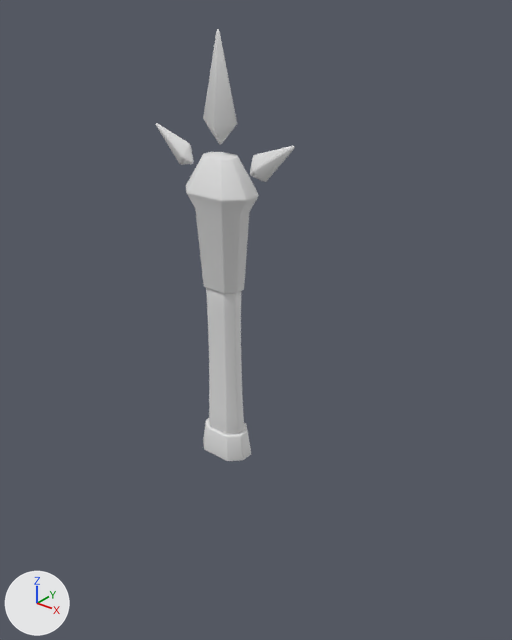
A saved change to the Blender file Section2/Sword.blend.
The view is the same before and after, from a camera (50 mm lens) standing at (0.302, -0.341, 0.638) and looking at (0.019, 0.013, 0.418). The lights are fixed; the arrows at lower left show +X, +Y and +Z.

Script lines for the objects in view, before the commit:
```python
me_cube_002 = bpy.data.meshes.new('Cube.002')
me_cube_002.from_pydata(...)  # 32 vertices, 26 faces; spans x -0.0266..0.0266, y -0.0173..0.0173, z 0.0576..0.1485
me_cube_002.polygons.foreach_set('use_smooth', [True] * 26)
me_cube_002.materials.append(mat_material)  # white #e7e7e7
me_cube_003 = bpy.data.meshes.new('Cube.003')
me_cube_003.from_pydata(...)  # 16 vertices, 10 faces; spans x -0.0208..0.0208, y -0.0135..0.0135, z -0.0788..-0.0576
me_cube_003.polygons.foreach_set('use_smooth', [True] * 10)
me_cube_003.materials.append(mat_material)  # white #e7e7e7
me_plane_001 = bpy.data.meshes.new('Plane.001')
me_plane_001.from_pydata([(0.0621, 0.5508, 0.0), (0.0233, 0.5253, 0.0), (0.0369, 0.5224, 0.0), (0.0261, 0.5388, 0.0), (0.0299, 0.5295, 0.0044)], [], [(0, 4, 2), (1, 4, 3), (2, 4, 1), (3, 4, 0)])
me_plane_001.polygons.foreach_set('use_smooth', [True] * 4)
ob_cube_001 = bpy.data.objects.new('Cube.001', me_cube_002)
ob_cube_001.location = (0.0, 0.0, 0.3862)
_m = ob_cube_001.modifiers.new('Bevel', 'BEVEL')
_m.width = 0.001
_m.width_pct = 0.001
_m.segments = 3
ob_cube_002 = bpy.data.objects.new('Cube.002', me_cube_003)
ob_cube_002.location = (0.0, 0.0, 0.3862)
_m = ob_cube_002.modifiers.new('Bevel', 'BEVEL')
_m.width = 0.001
_m.width_pct = 0.001
_m.segments = 3
ob_plane_001 = bpy.data.objects.new('Plane.001', me_plane_001)
ob_plane_001.location = (0.0, 0.0, 0.0)
ob_plane_001.rotation_euler = (1.571, 0.0, 0.0)  # degrees (90, 0, 0)
_m = ob_plane_001.modifiers.new('Mirror', 'MIRROR')
_m.use_axis = (True, False, True)
_m.use_clip = True
_m = ob_plane_001.modifiers.new('Bevel', 'BEVEL')
_m.width = 0.001
_m.width_pct = 0.001
_m.segments = 3
# also in view: 'Cube' at (0.0, 0.0, 0.386); 'Plane' at (0.0, 0.0, 0.575)
```
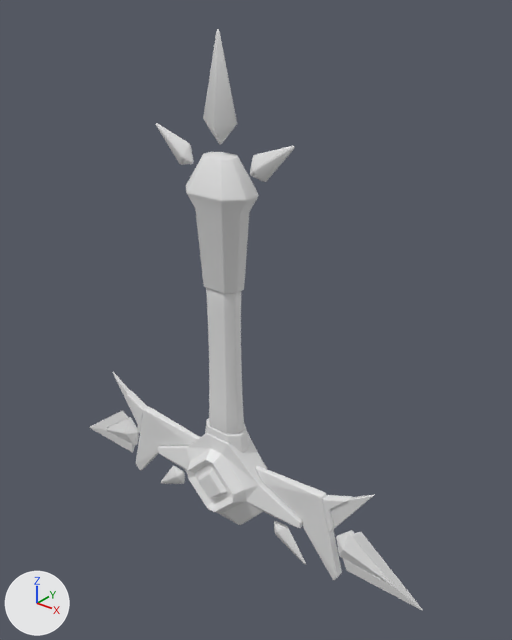
The change, as a diff of the scene's bpy script:
```diff
--- a/Section2/Sword.blend.py
+++ b/Section2/Sword.blend.py
@@ me_cube_003 @@
 me_cube_003.from_pydata(...)  # 16 vertices, 10 faces; spans x -0.0208..0.0208, y -0.0135..0.0135, z -0.0788..-0.0576
-me_cube_003.vertices[0].co = (0.0101, 0.0114, -0.0576)
-me_cube_003.vertices[1].co = (0.0175, 0.0042, -0.0576)
-me_cube_003.vertices[2].co = (0.0175, -0.0042, -0.0576)
-me_cube_003.vertices[3].co = (0.0101, -0.0114, -0.0576)
-me_cube_003.vertices[4].co = (-0.0175, 0.0042, -0.0576)
-me_cube_003.vertices[5].co = (-0.0101, 0.0114, -0.0576)
-me_cube_003.vertices[6].co = (-0.0101, -0.0114, -0.0576)
-me_cube_003.vertices[7].co = (-0.0175, -0.0042, -0.0576)
-me_cube_003.vertices[8].co = (0.0208, 0.0049, -0.0788)
-me_cube_003.vertices[9].co = (0.0119, 0.0135, -0.0788)
-me_cube_003.vertices[10].co = (-0.0208, -0.0049, -0.0788)
-me_cube_003.vertices[11].co = (-0.0119, -0.0135, -0.0788)
-me_cube_003.vertices[12].co = (0.0119, -0.0135, -0.0788)
-me_cube_003.vertices[13].co = (0.0208, -0.0049, -0.0788)
-me_cube_003.vertices[14].co = (-0.0119, 0.0135, -0.0788)
-me_cube_003.vertices[15].co = (-0.0208, 0.0049, -0.0788)
+# me_cube_003 part 1
+me_cube_003.vertices[0].co = (0.0099, 0.0103, -0.0576)
+me_cube_003.vertices[1].co = (0.0172, 0.0038, -0.0576)
+me_cube_003.vertices[2].co = (0.0172, -0.0038, -0.0576)
+me_cube_003.vertices[3].co = (0.0099, -0.0103, -0.0576)
+me_cube_003.vertices[4].co = (-0.0172, 0.0038, -0.0576)
+me_cube_003.vertices[5].co = (-0.0099, 0.0103, -0.0576)
+me_cube_003.vertices[6].co = (-0.0099, -0.0103, -0.0576)
+me_cube_003.vertices[7].co = (-0.0172, -0.0038, -0.0576)
+me_cube_003.vertices[8].co = (0.0197, 0.0039, -0.0736)
+me_cube_003.vertices[9].co = (0.0113, 0.0105, -0.0736)
+me_cube_003.vertices[10].co = (-0.0197, -0.0039, -0.0736)
+me_cube_003.vertices[11].co = (-0.0113, -0.0105, -0.0736)
+me_cube_003.vertices[12].co = (0.0113, -0.0105, -0.0736)
+me_cube_003.vertices[13].co = (0.0197, -0.0039, -0.0736)
+me_cube_003.vertices[14].co = (-0.0113, 0.0105, -0.0736)
+me_cube_003.vertices[15].co = (-0.0197, 0.0039, -0.0736)
 me_cube_003.materials.append(mat_material)
@@ me_plane_011 @@
+me_plane_011.from_pydata([(0.1161, 0.2859, 0.002), (0.1499, 0.2606, 0.0009), (0.11, 0.2618, 0.002), (0.1499, 0.2606, -0.0009), (0.11, 0.2618, -0.002), (0.1161, 0.2859, -0.002), (0.1222, 0.2925, 0.0), (0.1754, 0.2514, 0.0), (0.1128, 0.2501, 0.0)], [], [(5, 3, 1, 0), (4, 2, 1, 3), (0, 6, 5), (0, 1, 7, 6), (8, 2, 4), (1, 2, 8, 7), (3, 5, 6, 7), (3, 7, 8, 4)])
+me_plane_011.polygons.foreach_set('use_smooth', [True] * 8)
@@ me_plane_009 @@
+me_plane_009.from_pydata([(0.0822, 0.2306, 0.0), (0.047, 0.261, 0.0), (0.048, 0.2472, 0.0), (0.0608, 0.262, 0.0), (0.0529, 0.2559, 0.0044)], [], [(0, 4, 2), (1, 4, 3), (2, 4, 1), (3, 4, 0)])
+me_plane_009.polygons.foreach_set('use_smooth', [True] * 4)
@@ me_plane_008 @@
+me_plane_008.from_pydata([(0.1119, -0.0021, 0.3161), (0.1119, 0.0, 0.3161), (0.0973, -0.0021, 0.2995), (0.0973, 0.0, 0.2995), (0.1011, -0.001, 0.2836), (0.1011, 0.0, 0.2836), (0.13, -0.001, 0.3285), (0.13, 0.0, 0.3285)], [], [(0, 2, 3, 1), (2, 4, 5, 3), (5, 4, 6, 7), (7, 6, 0, 1), (0, 6, 4, 2)])
+me_plane_008.polygons.foreach_set('use_smooth', [True] * 5)
@@ me_plane_006 @@
+me_plane_006.from_pydata([(0.0908, -0.0034, 0.3064), (0.098, -0.0034, 0.2793), (0.0908, 0.0, 0.3064), (0.098, 0.0, 0.2793), (0.1119, -0.0034, 0.3161), (0.1119, 0.0, 0.3161), (0.0973, -0.0034, 0.2995), (0.0973, 0.0, 0.2995), (0.1011, -0.0034, 0.2836), (0.1011, 0.0, 0.2836)], [], [(0, 2, 3, 1), (0, 4, 5, 2), (4, 6, 7, 5), (6, 8, 9, 7), (8, 1, 3, 9), (4, 0, 6), (0, 1, 8, 6)])
@@ ob_plane_008 @@
+ob_plane_008 = bpy.data.objects.new('Plane.008', me_plane_011)  # modifiers MIRROR, BEVEL
+ob_plane_008.location = (0.0, 0.0, 0.0)
+ob_plane_008.rotation_euler = (1.571, -0.00073, 0.0)  # degrees (90, 0, 0)
@@ ob_plane_007 @@
+ob_plane_007 = bpy.data.objects.new('Plane.007', me_plane_010)  # 10 vertices, 12 faces; spans x 0.103..0.1499, y 0.2606..0.2877, z -0.0064..0.0064; modifiers MIRROR, BEVEL
+ob_plane_007.location = (0.0, 0.0, 0.0)
+ob_plane_007.rotation_euler = (1.571, -0.00073, 0.0)  # degrees (90, 0, 0)
@@ ob_plane_006 @@
+ob_plane_006 = bpy.data.objects.new('Plane.006', me_plane_009)  # modifiers MIRROR, BEVEL
+ob_plane_006.location = (0.0, 0.0, 0.0)
+ob_plane_006.rotation_euler = (1.571, -0.00307, 0.0)  # degrees (90, -0.2, 0)
@@ ob_plane_005 @@
+ob_plane_005 = bpy.data.objects.new('Plane.005', me_plane_008)  # modifiers MIRROR, BEVEL
+ob_plane_005.location = (0.0, 0.0, 0.0)
@@ ob_plane_004 @@
+ob_plane_004 = bpy.data.objects.new('Plane.004', me_plane_006)  # modifiers MIRROR, BEVEL
+ob_plane_004.location = (0.0, 0.0, 0.0)
@@ ob_plane_002 @@
+ob_plane_002 = bpy.data.objects.new('Plane.002', me_plane_004)  # 14 vertices, 11 faces; spans x 0.0287..0.1077, y -0.0034..0.0, z 0.2353..0.3079; modifiers MIRROR, BEVEL
+ob_plane_002.location = (0.0, 0.0, 0.0)
@@ ob_plane_003 @@
+ob_plane_003 = bpy.data.objects.new('Plane.003', me_plane_003)  # 41 vertices, 35 faces; spans x 0.0..0.0746, y -0.0213..0.0, z 0.2431..0.3221; modifiers MIRROR, BEVEL
+ob_plane_003.location = (0.0, 0.0, 0.0)
```

What differs and where, as boxes (x1, y1, x2, y2) in the pictures (512 x 640 px):
'Plane.003', added: after (158, 432, 303, 528)
'Plane.002', added: after (136, 407, 342, 580)
'Plane.008', added: after (89, 411, 423, 611)
'Plane.007', added: after (105, 417, 392, 585)
'Cube.002', reshaped (8% narrower, 18% shorter): before (203, 418, 251, 461); after (205, 418, 249, 453)
'Plane.005', added: after (113, 372, 375, 528)
'Plane.006', added: after (161, 466, 306, 565)
'Plane.004', added: after (127, 390, 352, 532)
